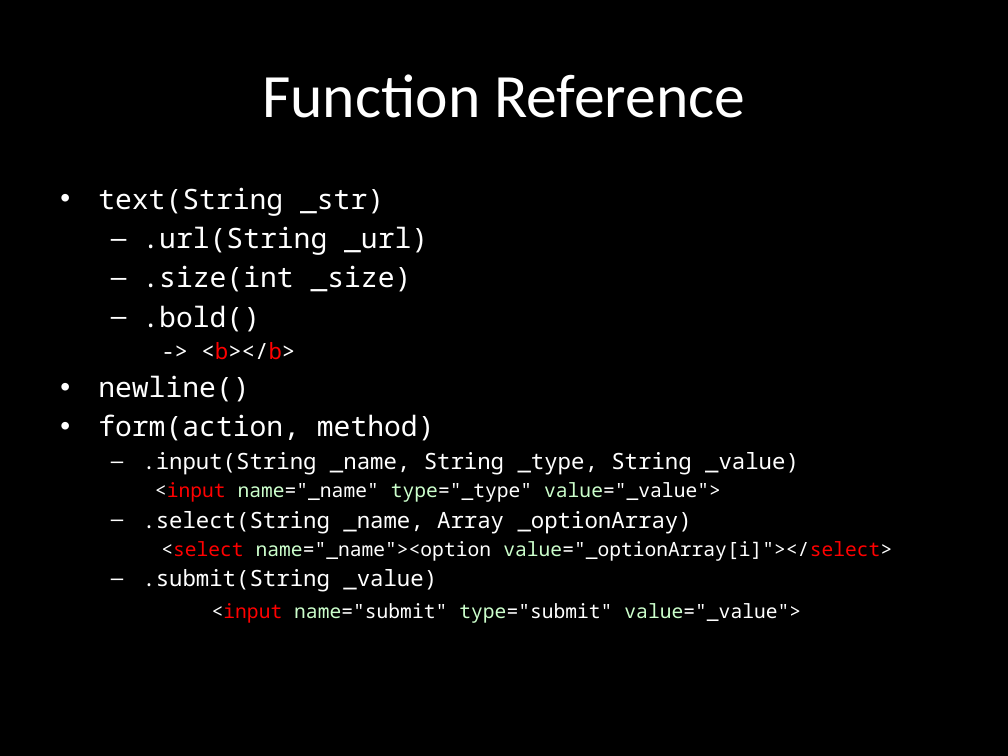
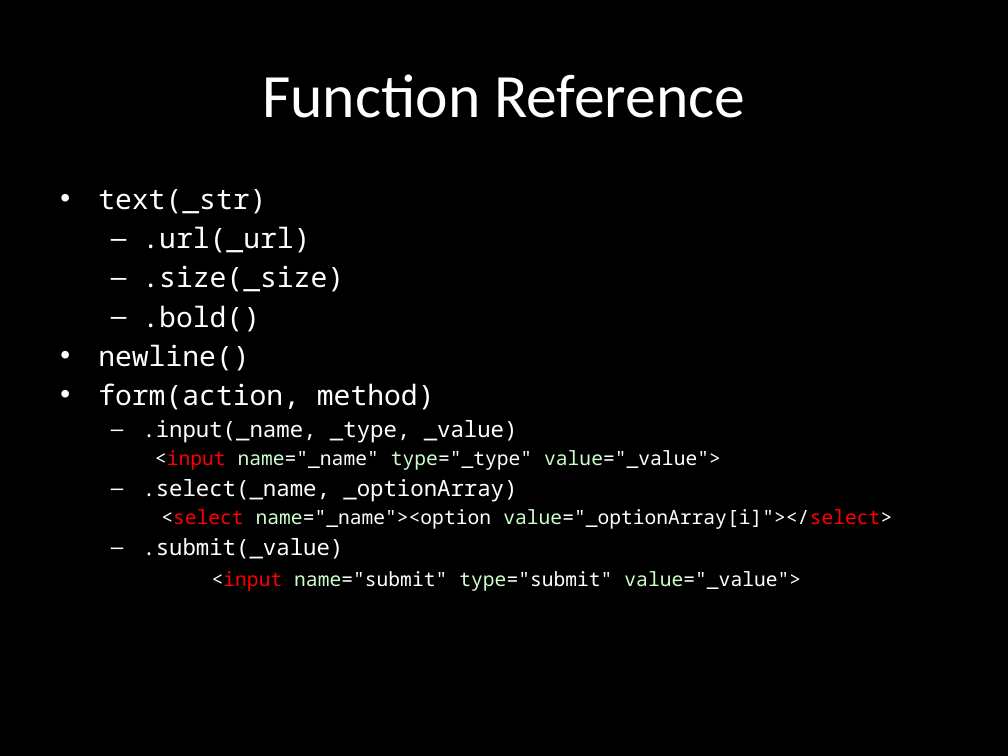
Before and after one commit to MickPlaYer/Z-Language-Parser, a slide deck: slide 4 of document/Z-Language.pptx. Drawn at 1008x756 pixels with LibreOffice and Linux fonts; fonts in the diff are those of the drawing. Boxes give left, top, right and bottom in pixels: in the first picture for what was removed or moved away, otherwise in the second. Text is boxed around its words. In the diff, an @@ line names an element or a change of style, - is before the commit and + after.

```diff
--- a/document/Z-Language.pptx
+++ b/document/Z-Language.pptx
@@ text at [98, 189, 344, 292]: text changed @@
-• text(String _str)
-  – .url(String _url)
-  – .size(int _size)
+• text(_str)
+  – .url(_url)
+  – .size(_size)
@@ text at [201, 342, 295, 360]: paragraph removed @@
-    -> <b></b>
@@ text at [142, 420, 518, 443]: text changed @@
-  – .input(String _name, String _type, String _value)
+  – .input(_name, _type, _value)
@@ text at [142, 479, 517, 502]: text changed @@
-  – .select(String _name, Array _optionArray)
+  – .select(_name, _optionArray)
@@ text at [142, 538, 343, 559]: text changed @@
-  – .submit(String _value)
+  – .submit(_value)
```
Also in this commit, not shown: 1 other slide changed, 1 slide added, 5 other files.
